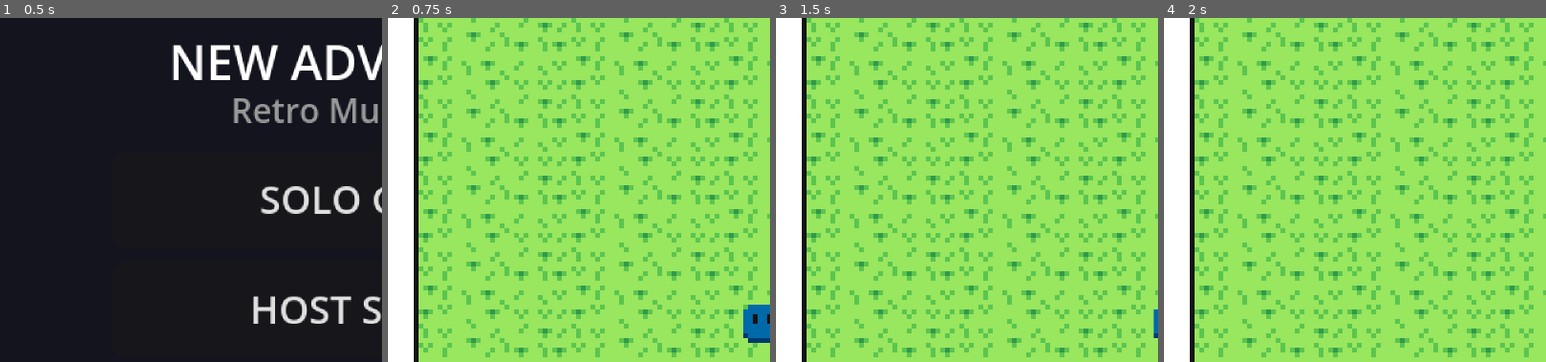
Above: before the commit, frames 1-4 (left to right).
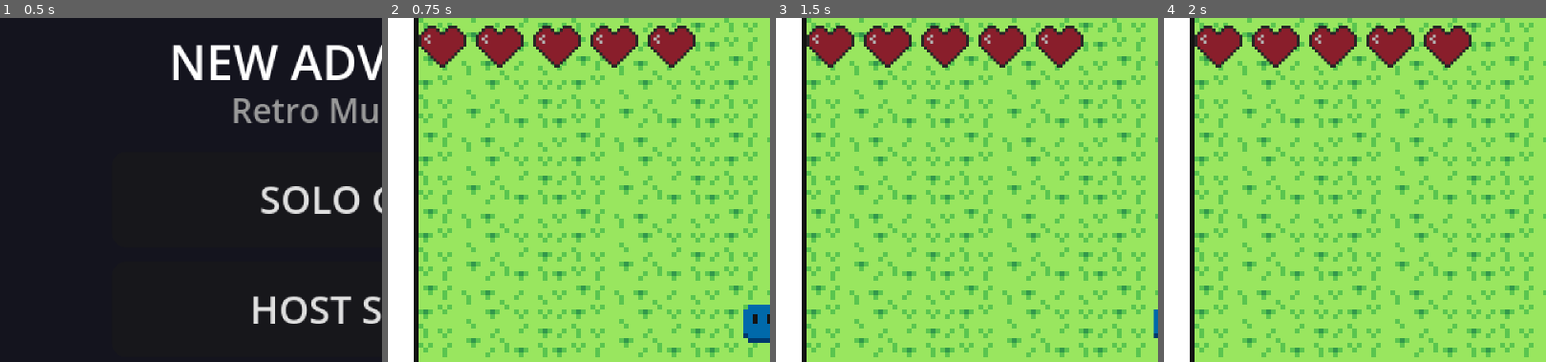
Above: after the commit, the same moments.

Repository: feg06/NewAdventure
Game: Godot game, scene res://ui/menus/main_menu.tscn
The game is run twice, just before and just after one commit, with the same random seed, the same clock (stepped at 60 frames per second) and the same inputs.
Inputs:
- Up to frame 1 (0.5 s): no input
- Up to frame 2 (0.75 s): click "SOLO GAME" at 0.5 s
- Up to frame 3 (1.5 s): tap Enter at 1.25 s; hold D (move_right) from 1.28 s (still down); tap Shift (attack) at 1.35 s
- Up to frame 4 (2 s): keep holding D (move_right)
The pictures show only the part of the screen within x 1-51%, y 6-56%; the shares and areas given below are measured in that part.

Frame 1 is identical in both runs. In frame 2, 5.2% of the frame differs, in the area x 8-81%, y 2-15%; in frame 3, 5.2%; in frame 4, 5.2%.

Commit message:
feat: implement player health system, HUD, death mechanics, and checkpoint logic

Diff:
--- /dev/null
+++ b/enemy/guardian/enemy_guardian.gd
@@ -0,0 +1,215 @@
+class_name EnemyGuardian
+extends CharacterBody2D
+
+## Enemy Guardian
+## Human-like NPC AI:
+## - Starts unarmed (walks/idles without sword).
+## - Draws sword and slashes when attacking.
+## - Keeps sword drawn during combat and idles/walks with sword drawn.
+## - Only deals damage with actual sword swings (hitbox during attack animation).
+## - Sizable cooldown between attacks for fair combat duels.
+## - Sheaths sword after combat inactivity.
+## - Blinks naturally like the player.
+
+const DEAD_EFFECT = preload("res://objects/effects/dead_effect.tscn")
+
+@export var max_health: int = 2
+@export var current_health: int = 2
+@export var move_speed: float = 45.0
+@export var attack_distance: float = 18.0
+@export var attack_cooldown: float = 2.8
+@export var sheath_time: float = 4.0
+@export var damage: int = 1
+
+@onready var animated_sprite: AnimatedSprite2D = $AnimatedSprite2D
+@onready var collision_shape: CollisionShape2D = $CollisionShape2D
+@onready var hitbox_area: Area2D = $HitboxArea
+@onready var hitbox_shape: CollisionShape2D = $HitboxArea/HitboxShape
+@onready var attack_timer: Timer = $AttackTimer
+@onready var blink_timer: Timer = $BlinkTimer
+@onready var sheath_timer: Timer = $SheathTimer
+
+var is_attacking: bool = false
+var has_sword_drawn: bool = false
+var facing_direction: int = 1 # 1 = right, -1 = left
+var target_player: Player = null
+var current_room: Vector2i = Vector2i.ZERO
+var is_invulnerable: bool = false
+
+const ROOM_WIDTH: float = 160.0
+const ROOM_HEIGHT: float = 144.0
+
+func _ready() -> void:
+	motion_mode = CharacterBody2D.MOTION_MODE_FLOATING
+	wall_min_slide_angle = 0.0
+
+	current_health = max_health
+
+	if hitbox_area:
+		hitbox_area.monitoring = false
+		hitbox_area.body_entered.connect(_on_hitbox_body_entered)
+
+	if animated_sprite:
+		animated_sprite.animation_finished.connect(_on_animation_finished)
+
+	if attack_timer:
+		attack_timer.one_shot = true
+
+	if sheath_timer:
+		sheath_timer.one_shot = true
+		sheath_timer.timeout.connect(_on_sheath_timeout)
+
+	if blink_timer:
+		blink_timer.one_shot = true
+		blink_timer.timeout.connect(_on_blink_timeout)
+		_start_random_blink()
+
+	_update_room_coords()
+
+func _physics_process(_delta: float) -> void:
+	_update_room_coords()
+	_find_player_in_room()
+
+	if is_attacking:
+		velocity = Vector2.ZERO
+		move_and_slide()
+		return
+
+	if target_player != null and is_instance_valid(target_player):
+		var to_player = target_player.global_position - global_position
+		var dist = to_player.length()
+
+		if dist > 0.1:
+			var dir = to_player.normalized()
+			if dir.x > 0.1:
+				facing_direction = 1
+			elif dir.x < -0.1:
+				facing_direction = -1
+
+			# Comprobar si está en rango de ataque con espada y cooldown listo
+			if dist <= attack_distance and attack_timer.is_stopped():
+				_start_attack()
+				return
+
+			velocity = dir * move_speed
+		else:
+			velocity = Vector2.ZERO
+
+		move_and_slide()
+		_update_animation(velocity != Vector2.ZERO)
+	else:
+		velocity = Vector2.ZERO
+		move_and_slide()
+		_update_animation(false)
+
+func _find_player_in_room() -> void:
+	var players = get_tree().get_nodes_in_group("players")
+	target_player = null
+
+	for p in players:
+		if p is Player and is_instance_valid(p):
+			var player_room = Vector2i(int(floor(p.global_position.x / ROOM_WIDTH)), int(floor(p.global_position.y / ROOM_HEIGHT)))
+			if player_room == current_room:
+				target_player = p
+				break
+
+func _update_room_coords() -> void:
+	current_room = Vector2i(int(floor(global_position.x / ROOM_WIDTH)), int(floor(global_position.y / ROOM_HEIGHT)))
+
+func _update_animation(is_moving: bool) -> void:
+	if is_attacking:
+		return
+
+	animated_sprite.flip_h = (facing_direction < 0)
+	animated_sprite.offset = Vector2.ZERO
+
+	if has_sword_drawn:
+		if is_moving:
+			_play_anim("walk_sword")
+		else:
+			_play_anim("idle_sword")
+	else:
+		if animated_sprite.animation == "blink" and animated_sprite.is_playing():
+			pass
+		else:
+			_play_anim("idle")
+
+func _play_anim(anim_name: String) -> void:
+	if animated_sprite.animation != anim_name:
+		animated_sprite.play(anim_name)
+
+func _start_attack() -> void:
+	is_attacking = true
+	has_sword_drawn = true
+	sheath_timer.stop()
+	attack_timer.start(attack_cooldown)
+
+	animated_sprite.flip_h = (facing_direction < 0)
+	animated_sprite.offset = Vector2(8.0 * facing_direction, 0.0)
+	hitbox_shape.position = Vector2(12.0 * facing_direction, 0.0)
+	hitbox_area.monitoring = true
+
+	animated_sprite.play("attack")
+
+func _on_animation_finished() -> void:
+	if animated_sprite.animation == "attack":
+		is_attacking = false
+		hitbox_area.monitoring = false
+		animated_sprite.offset = Vector2.ZERO
+		_play_anim("idle_sword")
+		# Iniciar temporizador para enfundar la espada tras inactividad
+		if is_instance_valid(sheath_timer):
+			sheath_timer.start(sheath_time)
+	elif animated_sprite.animation == "blink":
+		if has_sword_drawn:
+			_play_anim("idle_sword")
+		else:
+			_play_anim("idle")
+		_start_random_blink()
+
+func _on_sheath_timeout() -> void:
+	if not is_attacking and target_player == null:
+		has_sword_drawn = false
+		_play_anim("idle")
+
+func _start_random_blink() -> void:
+	if is_instance_valid(blink_timer):
+		blink_timer.start(randf_range(2.0, 5.0))
+
+func _on_blink_timeout() -> void:
+	if not is_attacking and is_inside_tree():
+		_play_anim("blink")
+
+func _on_hitbox_body_entered(body: Node2D) -> void:
+	if body is Player and is_instance_valid(body):
+		body.take_damage(damage)
+
+func take_damage(amount: int = 1) -> void:
+	if is_invulnerable or current_health <= 0:
+		return
+
+	current_health -= amount
+	is_invulnerable = true
+
+	# Al ser golpeado, desenfunda inmediatamente para contraatacar
+	has_sword_drawn = true
+	if is_instance_valid(sheath_timer):
+		sheath_timer.start(sheath_time)
+
+	# Efecto de impacto visual
+	var tween = create_tween()
+	tween.tween_property(animated_sprite, "modulate", Color(2.5, 0.3, 0.3, 1.0), 0.1)
+	tween.tween_property(animated_sprite, "modulate", Color(1.0, 1.0, 1.0, 1.0), 0.15)
+
+	if current_health <= 0:
+		die()
+	else:
+		get_tree().create_timer(0.3).timeout.connect(func():
+			is_invulnerable = false
+		)
+
+func die() -> void:
+	var effect = DEAD_EFFECT.instantiate()
+	effect.global_position = global_position
+	get_tree().current_scene.add_child.call_deferred(effect)
+	queue_free()
--- /dev/null
+++ b/enemy/guardian/enemy_guardian.tscn
@@ -0,0 +1,152 @@
+[gd_scene format=3 uid="uid://enemy_guardian_01"]
+
+[ext_resource type="Script" path="res://enemy/guardian/enemy_guardian.gd" id="1_enemy_script"]
+[ext_resource type="Texture2D" uid="uid://c6lm5qlxfh3lg" path="res://enemy/guardian/assets/Idle.png" id="2_idle"]
+[ext_resource type="Texture2D" uid="uid://sitwst10hp7i" path="res://enemy/guardian/assets/Idle_Sword.png" id="3_idle_sword"]
+[ext_resource type="Texture2D" uid="uid://batueur345pt3" path="res://enemy/guardian/assets/Blink-Sheet.png" id="4_blink"]
+[ext_resource type="Texture2D" uid="uid://ijiwfyk1icfo" path="res://enemy/guardian/assets/Walk_Sword-Sheet.png" id="5_walk_sword"]
+[ext_resource type="Texture2D" uid="uid://bwyglkt621syh" path="res://enemy/guardian/assets/Attack_Sword-Sheet.png" id="6_attack"]
+
+[sub_resource type="AtlasTexture" id="AtlasTexture_atk_0"]
+atlas = ExtResource("6_attack")
+region = Rect2(0, 0, 32, 16)
+
+[sub_resource type="AtlasTexture" id="AtlasTexture_atk_1"]
+atlas = ExtResource("6_attack")
+region = Rect2(32, 0, 32, 16)
+
+[sub_resource type="AtlasTexture" id="AtlasTexture_atk_2"]
+atlas = ExtResource("6_attack")
+region = Rect2(64, 0, 32, 16)
+
+[sub_resource type="AtlasTexture" id="AtlasTexture_blink_0"]
+atlas = ExtResource("4_blink")
+region = Rect2(0, 0, 16, 16)
+
+[sub_resource type="AtlasTexture" id="AtlasTexture_blink_1"]
+atlas = ExtResource("4_blink")
+region = Rect2(16, 0, 16, 16)
+
+[sub_resource type="AtlasTexture" id="AtlasTexture_blink_2"]
+atlas = ExtResource("4_blink")
+region = Rect2(32, 0, 16, 16)
+
+[sub_resource type="AtlasTexture" id="AtlasTexture_blink_3"]
+atlas = ExtResource("4_blink")
+region = Rect2(48, 0, 16, 16)
+
+[sub_resource type="AtlasTexture" id="AtlasTexture_walk_0"]
+atlas = ExtResource("5_walk_sword")
+region = Rect2(0, 0, 16, 16)
+
+[sub_resource type="AtlasTexture" id="AtlasTexture_walk_1"]
+atlas = ExtResource("5_walk_sword")
+region = Rect2(16, 0, 16, 16)
+
+[sub_resource type="AtlasTexture" id="AtlasTexture_walk_2"]
+atlas = ExtResource("5_walk_sword")
+region = Rect2(32, 0, 16, 16)
+
+[sub_resource type="AtlasTexture" id="AtlasTexture_walk_3"]
+atlas = ExtResource("5_walk_sword")
+region = Rect2(48, 0, 16, 16)
+
+[sub_resource type="SpriteFrames" id="SpriteFrames_enemy"]
+animations = [{
+"frames": [{
+"duration": 1.0,
+"texture": SubResource("AtlasTexture_atk_0")
+}, {
+"duration": 1.0,
+"texture": SubResource("AtlasTexture_atk_1")
+}, {
+"duration": 1.0,
+"texture": SubResource("AtlasTexture_atk_2")
+}],
+"loop": false,
+"name": &"attack",
+"speed": 12.0
+}, {
+"frames": [{
+"duration": 1.0,
+"texture": SubResource("AtlasTexture_blink_0")
+}, {
+"duration": 1.0,
+"texture": SubResource("AtlasTexture_blink_1")
+}, {
+"duration": 1.0,
+"texture": SubResource("AtlasTexture_blink_2")
+}, {
+"duration": 1.0,
+"texture": SubResource("AtlasTexture_blink_3")
+}],
+"loop": false,
+"name": &"blink",
+"speed": 8.0
+}, {
+"frames": [{
+"duration": 1.0,
+"texture": ExtResource("2_idle")
+}],
+"loop": true,
+"name": &"idle",
+"speed": 5.0
+}, {
+"frames": [{
+"duration": 1.0,
+"texture": ExtResource("3_idle_sword")
+}],
+"loop": true,
+"name": &"idle_sword",
+"speed": 5.0
+}, {
+"frames": [{
+"duration": 1.0,
+"texture": SubResource("AtlasTexture_walk_0")
+}, {
+"duration": 1.0,
+"texture": SubResource("AtlasTexture_walk_1")
+}, {
+"duration": 1.0,
+"texture": SubResource("AtlasTexture_walk_2")
+}, {
+"duration": 1.0,
+"texture": SubResource("AtlasTexture_walk_3")
+}],
+"loop": true,
+"name": &"walk_sword",
+"speed": 8.0
+}]
+
+[sub_resource type="CircleShape2D" id="CircleShape2D_enemy_body"]
+radius = 5.0
+
+[sub_resource type="RectangleShape2D" id="RectangleShape2D_enemy_hitbox"]
+size = Vector2(16, 16)
+
+[node name="EnemyGuardian" type="CharacterBody2D" groups=["enemies"]]
+collision_layer = 4
+collision_mask = 35
+script = ExtResource("1_enemy_script")
+
+[node name="AnimatedSprite2D" type="AnimatedSprite2D" parent="."]
+sprite_frames = SubResource("SpriteFrames_enemy")
+animation = &"idle"
+autoplay = "idle"
+
+[node name="CollisionShape2D" type="CollisionShape2D" parent="."]
+shape = SubResource("CircleShape2D_enemy_body")
+
+[node name="HitboxArea" type="Area2D" parent="."]
+collision_layer = 0
+collision_mask = 2
+
+[node name="HitboxShape" type="CollisionShape2D" parent="HitboxArea"]
+position = Vector2(12, 0)
+shape = SubResource("RectangleShape2D_enemy_hitbox")
+
+[node name="AttackTimer" type="Timer" parent="."]
+
+[node name="SheathTimer" type="Timer" parent="."]
+
+[node name="BlinkTimer" type="Timer" parent="."]
--- /dev/null
+++ b/objects/checkpoint/checkpoint.gd
@@ -0,0 +1,17 @@
+class_name Checkpoint
+extends Area2D
+
+## Checkpoint Area / Respawn Point
+## When a player touches this area, it updates their respawn point.
+
+@export var is_active: bool = true
+
+func _ready() -> void:
+	body_entered.connect(_on_body_entered)
+
+func _on_body_entered(body: Node2D) -> void:
+	if not is_active:
+		return
+
+	if body is Player and is_instance_valid(body):
+		body.set_checkpoint(global_position)
--- /dev/null
+++ b/objects/checkpoint/checkpoint.tscn
@@ -0,0 +1,14 @@
+[gd_scene format=3 uid="uid://checkpoint_area_01"]
+
+[ext_resource type="Script" path="res://objects/checkpoint/checkpoint.gd" id="1_checkpoint_script"]
+
+[sub_resource type="RectangleShape2D" id="RectangleShape2D_chk"]
+size = Vector2(16, 16)
+
+[node name="Checkpoint" type="Area2D" groups=["checkpoints"]]
+collision_layer = 0
+collision_mask = 2
+script = ExtResource("1_checkpoint_script")
+
+[node name="CollisionShape2D" type="CollisionShape2D" parent="."]
+shape = SubResource("RectangleShape2D_chk")
--- /dev/null
+++ b/objects/effects/dead_effect.gd
@@ -0,0 +1,6 @@
+class_name DeadEffect
+extends AnimatedSprite2D
+
+func _ready() -> void:
+	play("default")
+	animation_finished.connect(queue_free)
--- /dev/null
+++ b/objects/effects/dead_effect.tscn
@@ -0,0 +1,45 @@
+[gd_scene format=3 uid="uid://dead_generic_effect_01"]
+
+[ext_resource type="Script" path="res://objects/effects/dead_effect.gd" id="1_dead_script"]
+[ext_resource type="Texture2D" uid="uid://des7tmgiu650f" path="res://objects/effects/assets/Dead_Generic-Sheet.png" id="2_dead_tex"]
+
+[sub_resource type="AtlasTexture" id="AtlasTexture_d0"]
+atlas = ExtResource("2_dead_tex")
+region = Rect2(0, 0, 16, 16)
+
+[sub_resource type="AtlasTexture" id="AtlasTexture_d1"]
+atlas = ExtResource("2_dead_tex")
+region = Rect2(16, 0, 16, 16)
+
+[sub_resource type="AtlasTexture" id="AtlasTexture_d2"]
+atlas = ExtResource("2_dead_tex")
+region = Rect2(32, 0, 16, 16)
+
+[sub_resource type="AtlasTexture" id="AtlasTexture_d3"]
+atlas = ExtResource("2_dead_tex")
+region = Rect2(48, 0, 16, 16)
+
+[sub_resource type="SpriteFrames" id="SpriteFrames_dead"]
+animations = [{
+"frames": [{
+"duration": 1.0,
+"texture": SubResource("AtlasTexture_d0")
+}, {
+"duration": 1.0,
+"texture": SubResource("AtlasTexture_d1")
+}, {
+"duration": 1.0,
+"texture": SubResource("AtlasTexture_d2")
+}, {
+"duration": 1.0,
+"texture": SubResource("AtlasTexture_d3")
+}],
+"loop": false,
+"name": &"default",
+"speed": 10.0
+}]
+
+[node name="DeadEffect" type="AnimatedSprite2D"]
+sprite_frames = SubResource("SpriteFrames_dead")
+autoplay = "default"
+script = ExtResource("1_dead_script")
--- a/player/player.gd
+++ b/player/player.gd
@@ -1,9 +1,14 @@
 class_name Player
 extends CharacterBody2D
+
+const DEAD_EFFECT = preload("res://objects/effects/dead_effect.tscn")
+const HUD_SCENE = preload("res://ui/hud/hud.tscn")
 
 @export var move_speed: float = 70.0
 @export var normalize_diagonal: bool = false # Si es false, mantiene 100% de velocidad en cada eje estilo retro sin frenarse al pulsar diagonales
 @export var sheath_time: float = 4.0
+@export var max_health: int = 5
+@export var current_health: int = 5
 
 @onready var animated_sprite: AnimatedSprite2D = $AnimatedSprite2D
 @onready var collision_shape: CollisionShape2D = $CollisionShape2D
@@ -27,6 +32,8 @@
 var carried_item: Node2D = null
 var pulled_box: PushableBox = null
 var current_room: Vector2i = Vector2i.ZERO
+var respawn_position: Vector2 = Vector2.ZERO
+var is_invulnerable: bool = false
 
 const ROOM_WIDTH: float = 160.0
 const ROOM_HEIGHT: float = 144.0
@@ -36,6 +43,9 @@
 	motion_mode = CharacterBody2D.MOTION_MODE_FLOATING
 	wall_min_slide_angle = 0.0
 
+	respawn_position = global_position
+	current_health = max_health
+
 	var peer_id = name.to_int()
 	if peer_id != 0:
 		set_multiplayer_authority(peer_id)
@@ -54,6 +64,13 @@
 
 		animated_sprite.animation_finished.connect(_on_animation_finished)
 		hitbox_area.monitoring = false
+		hitbox_area.body_entered.connect(_on_hitbox_body_entered)
+		hitbox_area.area_entered.connect(_on_hitbox_area_entered)
+
+		var hud = HUD_SCENE.instantiate()
+		add_child(hud)
+
+		Events.player_health_changed.emit(current_health, max_health)
 
 	_update_room_coords()
 
@@ -324,3 +341,70 @@
 		animated_sprite.offset = Vector2.ZERO
 
 	_play_anim(sync_anim)
+
+func _on_hitbox_body_entered(body: Node2D) -> void:
+	if body == self:
+		return
+	if body.has_method("take_damage"):
+		body.take_damage(1)
+
+func _on_hitbox_area_entered(area: Area2D) -> void:
+	var parent = area.get_parent()
+	if parent and parent != self and parent.has_method("take_damage"):
+		parent.take_damage(1)
+
+func take_damage(amount: int = 1) -> void:
+	if is_invulnerable or current_health <= 0:
+		return
+
+	current_health = max(0, current_health - amount)
+	Events.player_health_changed.emit(current_health, max_health)
+
+	if current_health <= 0:
+		die()
+	else:
+		is_invulnerable = true
+		# Destello de invencibilidad (i-frames 0.8s)
+		var tween = create_tween()
+		for i in range(4):
+			tween.tween_property(animated_sprite, "modulate:a", 0.3, 0.1)
+			tween.tween_property(animated_sprite, "modulate:a", 1.0, 0.1)
+		tween.tween_callback(func():
+			is_invulnerable = false
+			if animated_sprite:
+				animated_sprite.modulate.a = 1.0
+		)
+
+func die() -> void:
+	var effect = DEAD_EFFECT.instantiate()
+	effect.global_position = global_position
+	get_tree().current_scene.add_child.call_deferred(effect)
+
+	Events.player_died.emit(self)
+
+	# Soltar caja o item
+	if pulled_box != null:
+		_release_box()
+	if carried_item != null:
+		drop_item()
+
+	# Reaparecer en el último checkpoint / spawn
+	current_health = max_health
+	global_position = respawn_position
+	_update_room_coords()
+	Events.player_health_changed.emit(current_health, max_health)
+
+	# Periodo de gracia tras respawn
+	is_invulnerable = true
+	var tween = create_tween()
+	for i in range(3):
+		tween.tween_property(animated_sprite, "modulate:a", 0.3, 0.1)
+		tween.tween_property(animated_sprite, "modulate:a", 1.0, 0.1)
+	tween.tween_callback(func():
+		is_invulnerable = false
+		if animated_sprite:
+			animated_sprite.modulate.a = 1.0
+	)
+
+func set_checkpoint(pos: Vector2) -> void:
+	respawn_position = pos
--- a/systems/events.gd
+++ b/systems/events.gd
@@ -24,3 +24,7 @@
 signal door_opened(door_id: String)
 @warning_ignore("unused_signal")
 signal door_closed(door_id: String)
+@warning_ignore("unused_signal")
+signal player_health_changed(current_hp: int, max_hp: int)
+@warning_ignore("unused_signal")
+signal player_died(player: CharacterBody2D)
--- /dev/null
+++ b/ui/hud/hud.gd
@@ -0,0 +1,53 @@
+class_name PlayerHUD
+extends CanvasLayer
+
+@export var max_hearts: int = 5
+@export var current_hearts: int = 5
+
+const HEART_TEXTURE = preload("res://ui/assets/Hud.png")
+
+@onready var hearts_container: HBoxContainer = $MarginContainer/HeartsContainer
+
+func _ready() -> void:
+	Events.player_health_changed.connect(_on_player_health_changed)
+	_rebuild_hearts()
+
+func _on_player_health_changed(current_hp: int, max_hp: int) -> void:
+	current_hearts = current_hp
+	max_hearts = max_hp
+	_update_hearts_display()
+
+func _rebuild_hearts() -> void:
+	if not hearts_container:
+		return
+
+	# Limpiar anteriores
+	for child in hearts_container.get_children():
+		child.queue_free()
+
+	for i in range(max_hearts):
+		var heart = TextureRect.new()
+		heart.texture = HEART_TEXTURE
+		heart.stretch_mode = TextureRect.STRETCH_KEEP_ASPECT_CENTERED
+		heart.custom_minimum_size = Vector2(10, 10)
+		heart.expand_mode = TextureRect.EXPAND_IGNORE_SIZE
+		hearts_container.add_child(heart)
+
+	_update_hearts_display()
+
+func _update_hearts_display() -> void:
+	if not hearts_container:
+		return
+
+	var heart_nodes = hearts_container.get_children()
+	if heart_nodes.size() != max_hearts:
+		_rebuild_hearts()
+		return
+
+	for i in range(heart_nodes.size()):
+		var heart = heart_nodes[i] as TextureRect
+		if i < current_hearts:
+			heart.modulate = Color(1.0, 1.0, 1.0, 1.0)
+		else:
+			# Corazón vacío / dañado
+			heart.modulate = Color(0.15, 0.15, 0.15, 0.4)
--- /dev/null
+++ b/ui/hud/hud.tscn
@@ -0,0 +1,19 @@
+[gd_scene format=3 uid="uid://player_hud_01"]
+
+[ext_resource type="Script" path="res://ui/hud/hud.gd" id="1_hud_script"]
+
+[node name="HUD" type="CanvasLayer"]
+layer = 10
+script = ExtResource("1_hud_script")
+
+[node name="MarginContainer" type="MarginContainer" parent="."]
+offset_left = 6.0
+offset_top = 6.0
+offset_right = 90.0
+offset_bottom = 20.0
+theme_override_constants/margin_left = 2
+theme_override_constants/margin_top = 2
+
+[node name="HeartsContainer" type="HBoxContainer" parent="MarginContainer"]
+layout_mode = 2
+theme_override_constants/separation = 2
--- a/world/maps/world.tscn
+++ b/world/maps/world.tscn
@@ -7,8 +7,9 @@
 [ext_resource type="PackedScene" uid="uid://8rkkyq11lukb" path="res://objects/pushable_box/pushable_box.tscn" id="5_box"]
 [ext_resource type="PackedScene" uid="uid://bgsdx687cr53e" path="res://objects/button/floor_button.tscn" id="6_button"]
 [ext_resource type="PackedScene" path="res://objects/dispenser/dispenser_01.tscn" id="7_02b8l"]
-[ext_resource type="PackedScene" path="res://objects/dispenser/dispenser_02.tscn" id="8_w4wqy"]
+[ext_resource type="PackedScene" uid="uid://bgpj0ik0pilti" path="res://objects/dispenser/dispenser_02.tscn" id="8_w4wqy"]
 [ext_resource type="PackedScene" uid="uid://ulbavjgpic1f" path="res://objects/door/door.tscn" id="9_ltvwc"]
+[ext_resource type="PackedScene" path="res://enemy/guardian/enemy_guardian.tscn" id="10_dmdjm"]
 
 [node name="World" type="Node2D" unique_id=1072961651]
 script = ExtResource("1_32v53")
@@ -76,3 +77,6 @@
 
 [node name="Door" parent="." unique_id=1168843437 instance=ExtResource("9_ltvwc")]
 position = Vector2(240, 16)
+
+[node name="EnemyGuardian" parent="." unique_id=987277385 instance=ExtResource("10_dmdjm")]
+position = Vector2(123, 252)
Binary file added: enemy/guardian/assets/Attack_Sword-Sheet.png
Not shown, added: enemy/guardian/assets/Attack_Sword-Sheet.png.import
Binary file added: enemy/guardian/assets/Blink-Sheet.png
Not shown, added: enemy/guardian/assets/Blink-Sheet.png.import
Binary file added: enemy/guardian/assets/Idle.png
Not shown, added: enemy/guardian/assets/Idle.png.import
Binary file added: enemy/guardian/assets/Idle_Sword.png
Not shown, added: enemy/guardian/assets/Idle_Sword.png.import
Binary file added: enemy/guardian/assets/Walk_Sword-Sheet.png
Not shown, added: enemy/guardian/assets/Walk_Sword-Sheet.png.import
Not shown, added: enemy/guardian/enemy_guardian.gd.uid
Not shown, added: objects/checkpoint/checkpoint.gd.uid
(and 6 more such lines)
